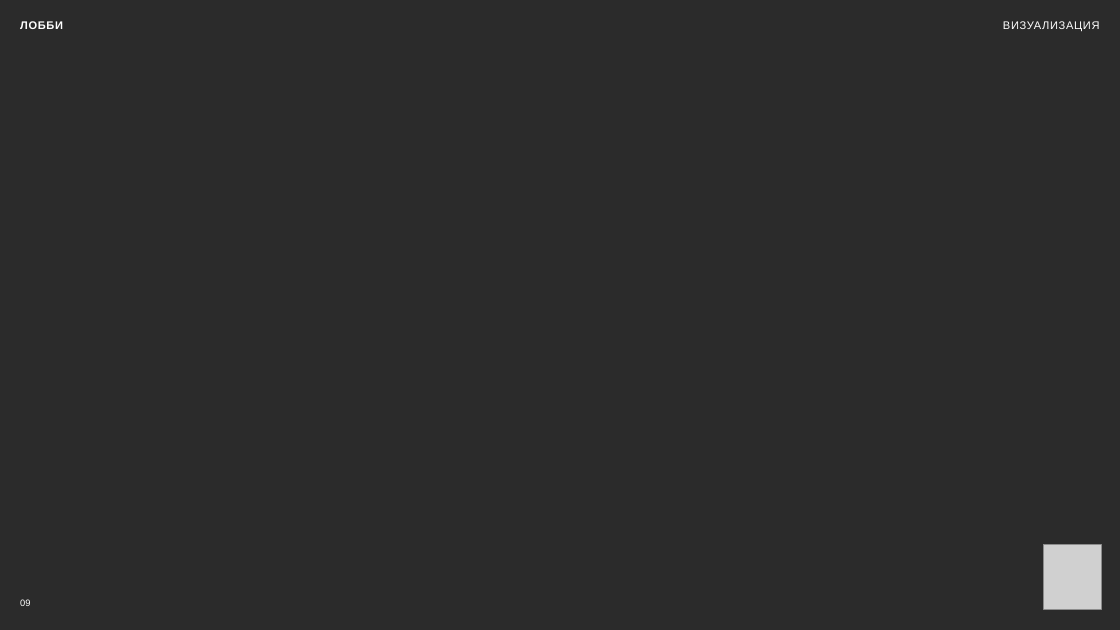
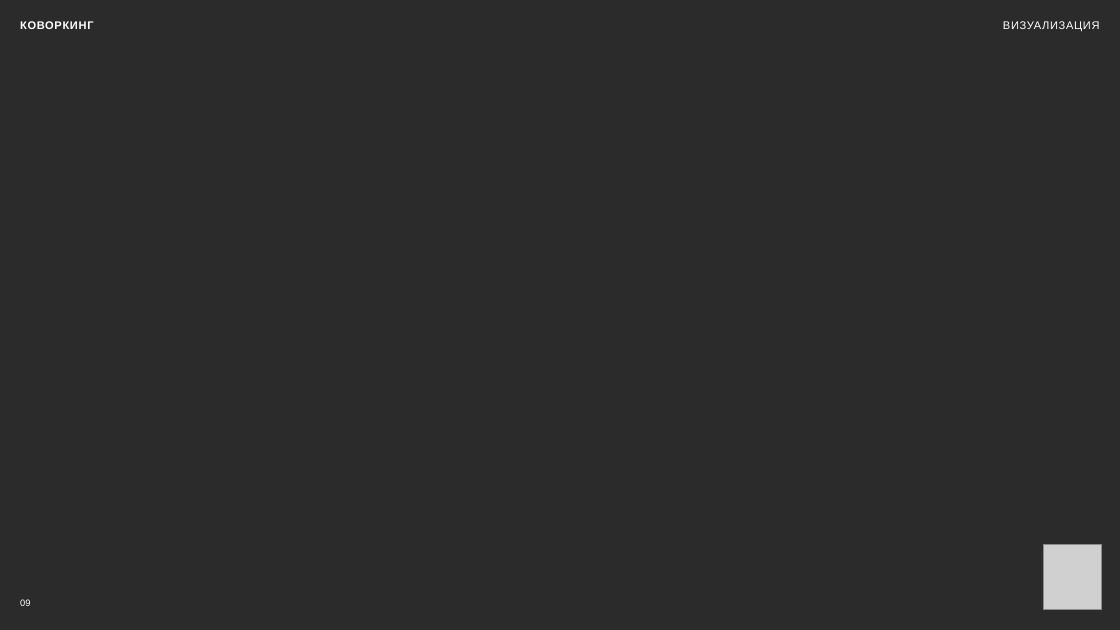
Before and after one commit to kzmeir/most, a slide deck: slide 9 of presentations/aurora-hotel/MOST_Bukhtarminskaya.pptx. Drawn at 1120x630 pixels with LibreOffice and Linux fonts; fonts in the diff are those of the drawing; grey boxes stand for pictures; background and template pictures are left out; a plain dark background stands for a picture behind light text. Boxes give left, top, right and bottom in pixels: in the first picture for what was removed or moved away, otherwise in the second. Text is boxed around its words. In the diff, an @@ line names an element or a change of style, - is before the commit and + after.

```diff
--- a/presentations/aurora-hotel/MOST_Bukhtarminskaya.pptx
+++ b/presentations/aurora-hotel/MOST_Bukhtarminskaya.pptx
@@ text at [20,21,93,29]: text changed @@
-ЛОББИ
+КОВОРКИНГ
```
Also in this commit, not shown: 16 other slides changed, 3 slides added, 3 slides removed, 3 other files.
